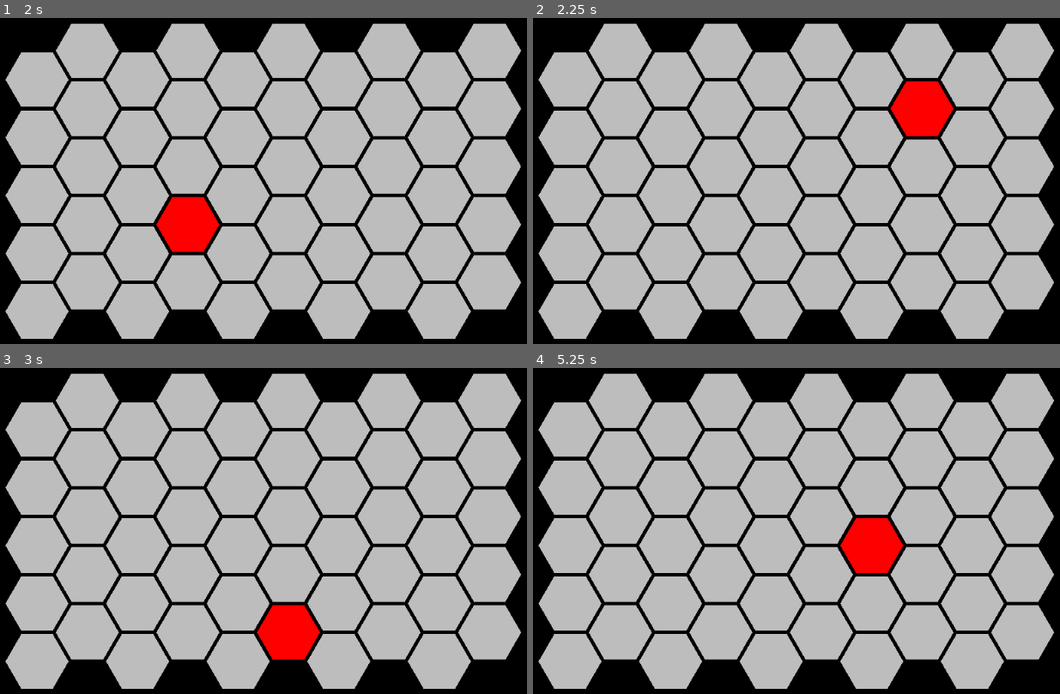
Above: before the commit, frames 1-4 (two rows, left to right).
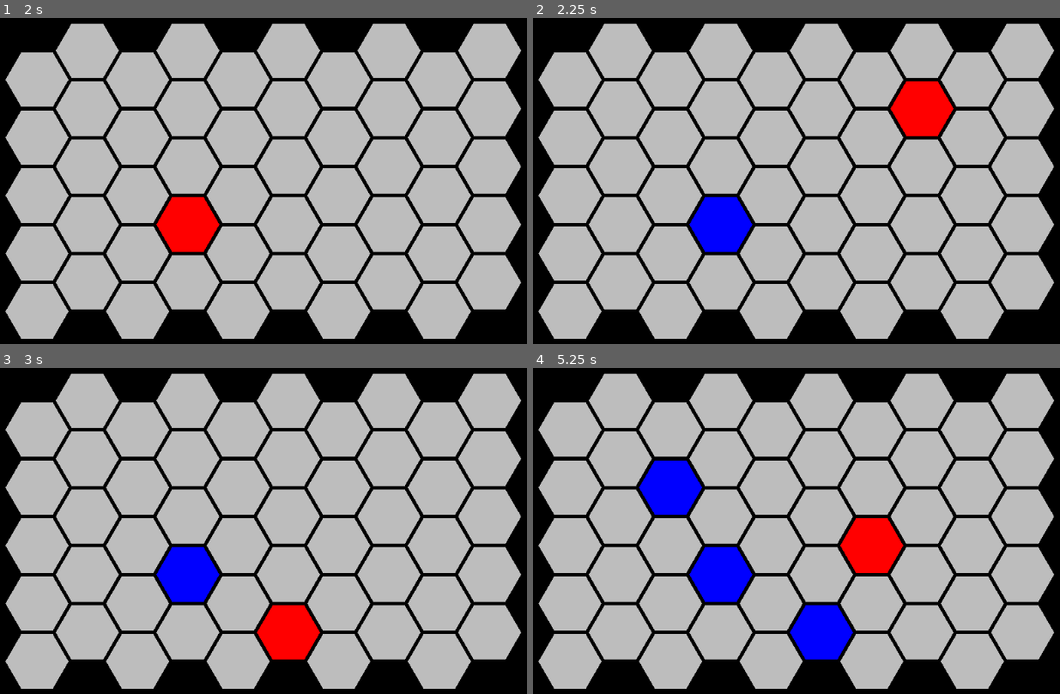
Above: after the commit, the same moments.

Repository: EfJot314/Hexes
Game: Godot game, scene res://MainScene.tscn
The game is run twice, just before and just after one commit, with the same random seed, the same clock (stepped at 60 frames per second) and the same inputs.
Inputs (mouse positions are in pixels of both pictures, inside the frame that each line leads up to):
- Up to frame 1 (2 s): tap Enter at 0.5 s; move the mouse to (463, 177) at 0.52 s; press the mouse at (463, 177) at 0.53 s; right-click (463, 177) at 0.8 s; tap Space at 1.25 s; move the mouse to (173, 220) at 1.27 s; release the mouse at (173, 220) at 1.28 s; right-click (173, 220) at 1.35 s; click (173, 220) at 1.55 s
- Up to frame 2 (2.25 s): tap Enter at 2 s; move the mouse to (912, 109) at 2.02 s; press the mouse at (912, 109) at 2.03 s
- Up to frame 3 (3 s): right-click (379, 459) at 2.3 s; tap Space at 2.75 s; move the mouse to (279, 628) at 2.77 s; release the mouse at (279, 628) at 2.78 s; right-click (279, 628) at 2.85 s
- Up to frame 4 (5.25 s): click (812, 628) at 3.05 s; tap Enter at 3.5 s; move the mouse to (1054, 609) at 3.52 s; press the mouse at (1054, 609) at 3.53 s; right-click (1054, 609) at 3.8 s; tap Space at 4.25 s; move the mouse to (638, 488) at 4.27 s; release the mouse at (638, 488) at 4.28 s; right-click (638, 488) at 4.35 s; click (638, 488) at 4.55 s; move the mouse to (880, 550) at 5.02 s; press the mouse at (880, 550) at 5.03 s

Frame 1 is identical in both runs. In frame 2, 1.5% of the frame differs, in the area x 29-42%, y 54-72%; in frame 3, 1.5%; in frame 4, 4.6%, in the area x 20-61%, y 28-90%.

Commit message:
zaznaczanie

Diff:
--- a/Hexagon.gd
+++ b/Hexagon.gd
@@ -8,6 +8,7 @@
 var dr = 3
 
 var mouse_over = false
+var selected = false
 
 var polyg = Polygon2D.new()
 
@@ -23,8 +24,11 @@
 
 
 func _process(delta):
+	#miana koloru w zaleznosci od stanu
 	if mouse_over:
 		polyg.color = Color.red
+	elif selected:
+		polyg.color = Color.blue
 	else:
 		polyg.color = Color.gray
 
@@ -45,6 +49,13 @@
 func _input(event):
 	if event is InputEventMouseMotion:
 		mouse_over = check_if_mouse_in_polygon(event.position)
+	if event.is_action_pressed("selectHex"):
+		if mouse_over:
+			selected = true
+	if event.is_action_pressed("unselectHex"):
+		if mouse_over:
+			selected = false
+
 
 
 func check_if_mouse_in_polygon(mousePosition):
--- a/project.godot
+++ b/project.godot
@@ -14,6 +14,19 @@
 run/main_scene="res://MainScene.tscn"
 config/icon="res://icon.png"
 
+[input]
+
+selectHex={
+"deadzone": 0.5,
+"events": [ Object(InputEventMouseButton,"resource_local_to_scene":false,"resource_name":"","device":0,"alt":false,"shift":false,"control":false,"meta":false,"command":false,"button_mask":0,"position":Vector2( 0, 0 ),"global_position":Vector2( 0, 0 ),"factor":1.0,"button_index":1,"pressed":false,"doubleclick":false,"script":null)
+ ]
+}
+unselectHex={
+"deadzone": 0.5,
+"events": [ Object(InputEventMouseButton,"resource_local_to_scene":false,"resource_name":"","device":0,"alt":false,"shift":false,"control":false,"meta":false,"command":false,"button_mask":0,"position":Vector2( 0, 0 ),"global_position":Vector2( 0, 0 ),"factor":1.0,"button_index":2,"pressed":false,"doubleclick":false,"script":null)
+ ]
+}
+
 [physics]
 
 common/enable_pause_aware_picking=true
